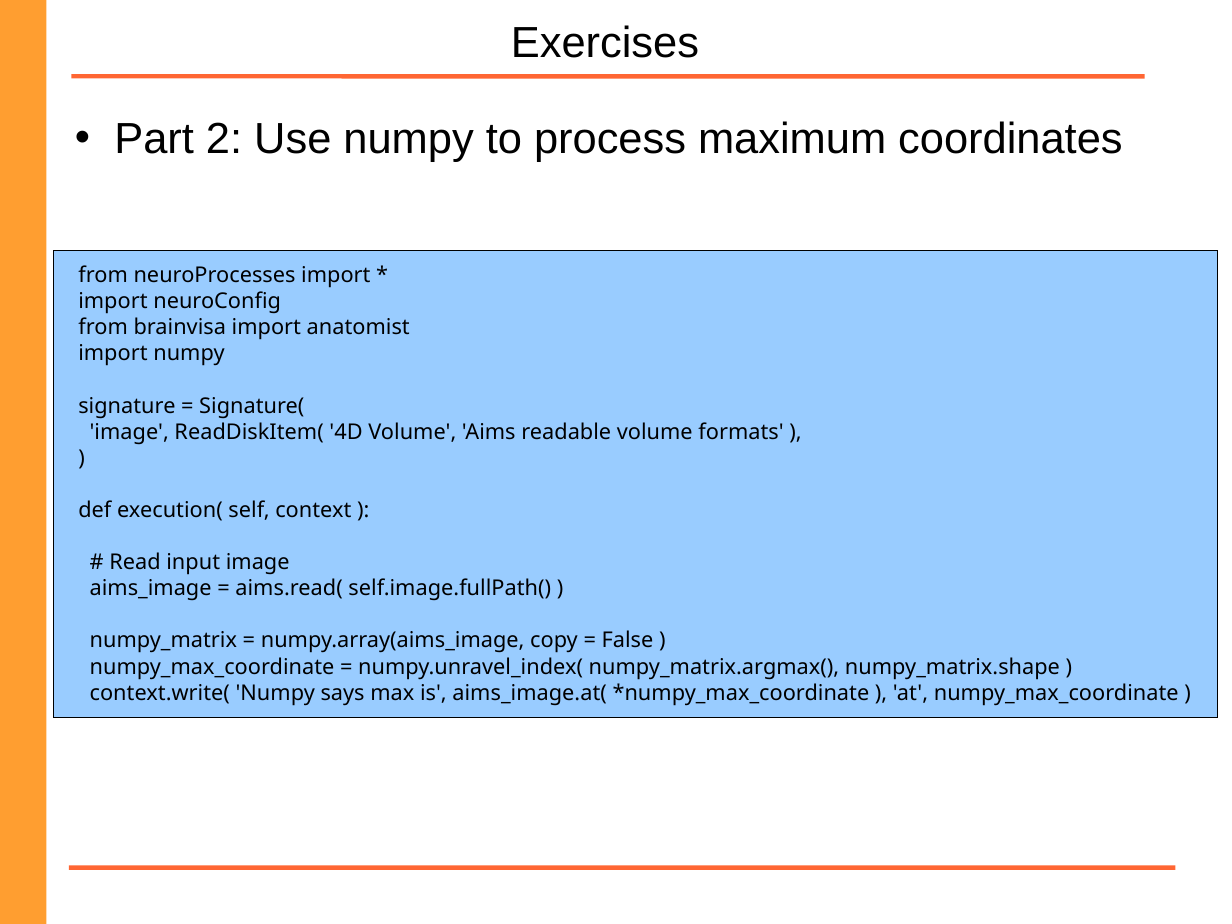
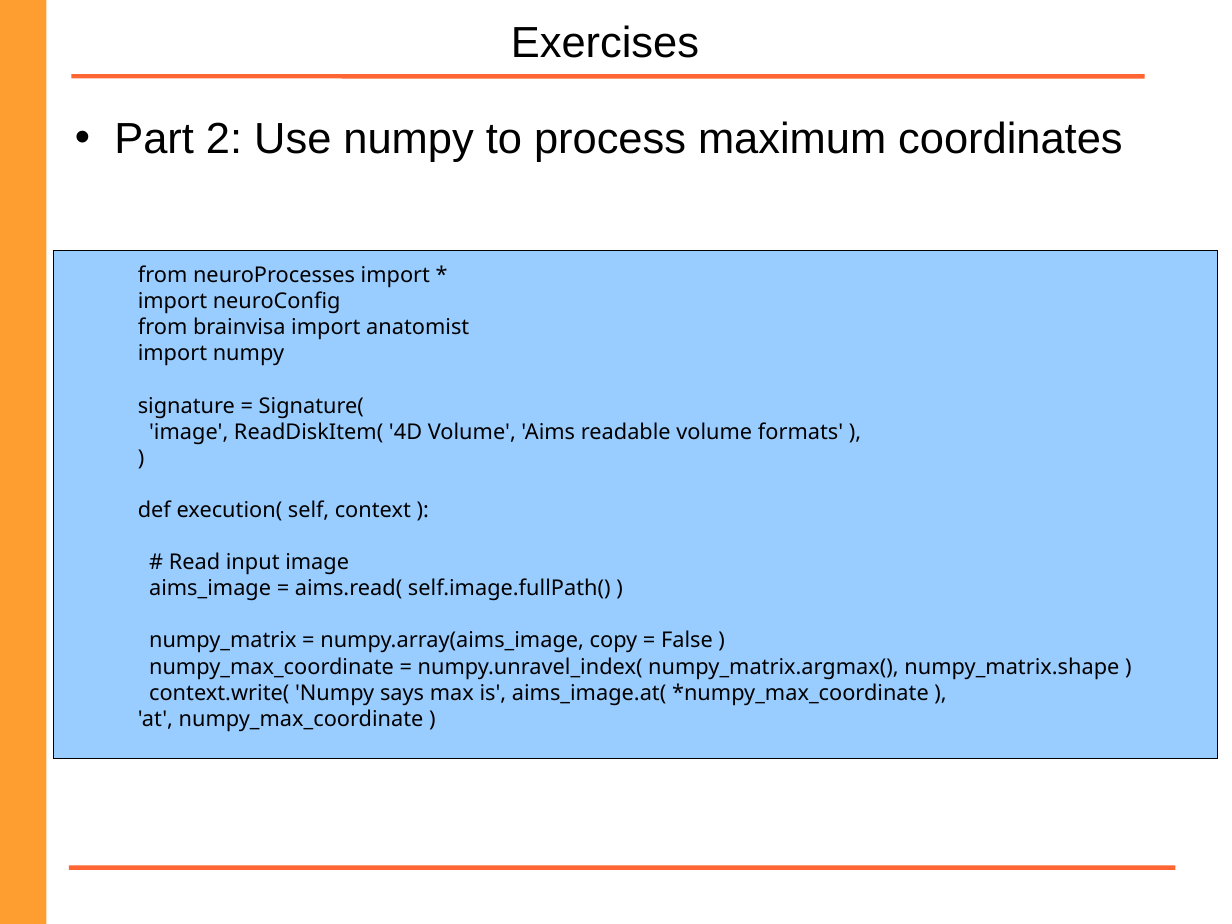
Before and after one commit to brainvisa/axon, a slide deck: slide 49 of doc/Programming_with_brainvisa.odp (slide 48 before the commit). Drawn at 1232x924 pixels with LibreOffice and Linux fonts; fonts in the diff are those of the drawing; background and template pictures are left out. Boxes give left, top, right and bottom in pixels: in the first picture for what was removed or moved away, otherwise in the second. Text is boxed around its words. In the diff, an @@ line names an element or a change of style, - is before the commit and + after.

```diff
--- a/doc/Programming_with_brainvisa.odp
+++ b/doc/Programming_with_brainvisa.odp
@@ text "Part 2: Use numpy to ..." at <box>114,121,1122,162</box>: indent changed @@
@@ rectangle "from neuroProcesses import *": place and size @@
-rectangle "from neuroProcesses import *" at <box>54,250,1219,717</box>
+rectangle "from neuroProcesses import *" at <box>54,250,1219,758</box>
@@ text in rectangle at <box>138,683,929,732</box>: text changed @@
-context.write( 'Numpy says max is', aims_image.at( *numpy_max_coordinate ), 'at', numpy_max_coordinate )
+context.write( 'Numpy says max is', aims_image.at( *numpy_max_coordinate ),
+'at', numpy_max_coordinate )
```
Also in this commit, not shown: 20 other slides changed, 2 slides added, 1 other file.
